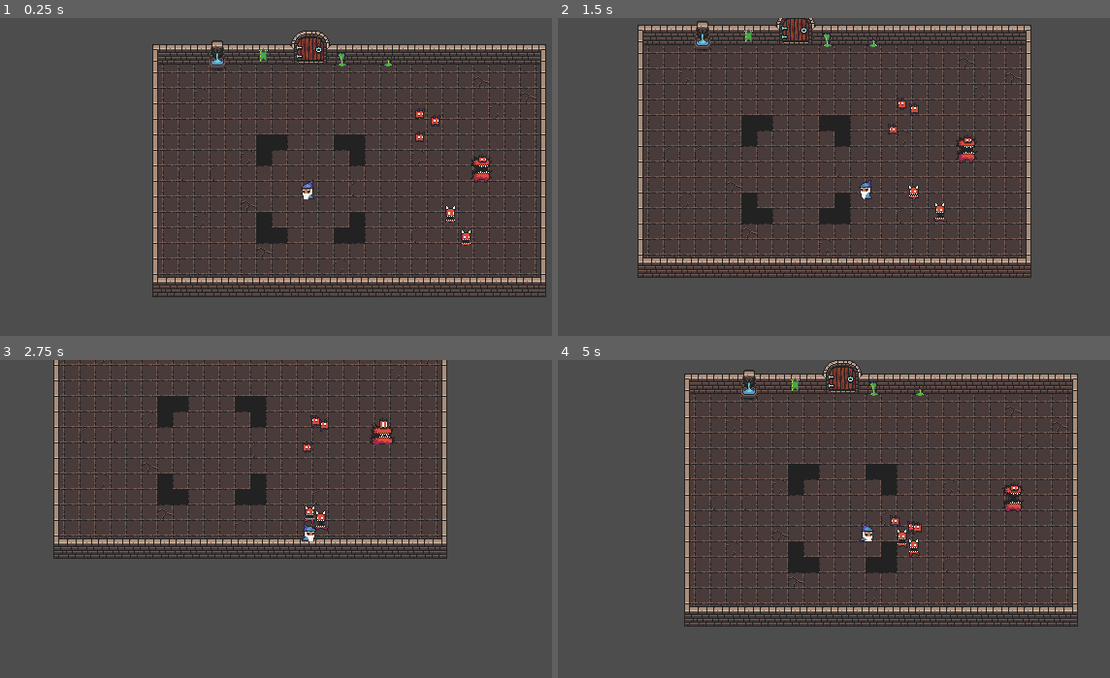
Above: before the commit, frames 1-4 (two rows, left to right).
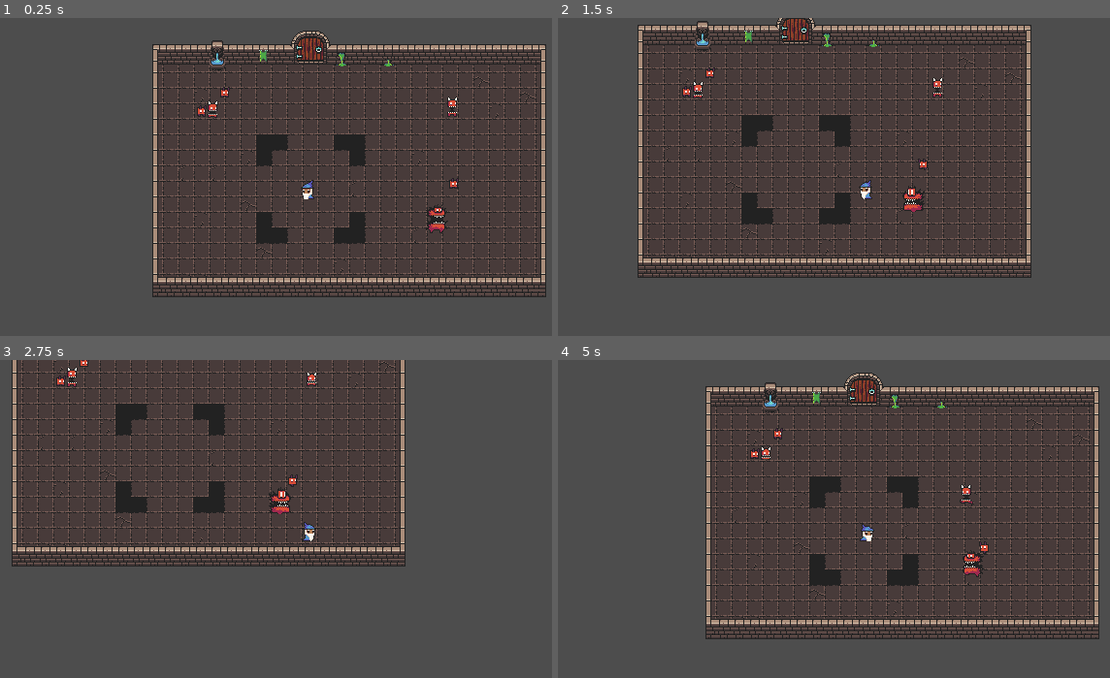
Above: after the commit, the same moments.

Repository: bloyot/arena-roguelike-prototype
Game: Godot game, scene res://scenes/test.tscn
The game is run twice, just before and just after one commit, with the same random seed, the same clock (stepped at 60 frames per second) and the same inputs.
Inputs (mouse positions are in pixels of both pictures, inside the frame that each line leads up to):
- Up to frame 1 (0.25 s): no input
- Up to frame 2 (1.5 s): move the mouse to (1005, 173) at 0.52 s; hold D (move_right) 0.53-1.28 s; click (1005, 173) at 0.6 s; move the mouse to (745, 208) at 1.27 s; hold S (move_down) from 1.28 s (still down); tap Q (ability_2) at 1.35 s
- Up to frame 3 (2.75 s): move the mouse to (369, 458) at 2.02 s; release S (move_down) at 2.03 s; hold D (move_right) from 2.03 s (still down); tap E (ability_3) at 2.1 s
- Up to frame 4 (5 s): move the mouse to (839, 604) at 2.77 s; release D (move_right) at 2.78 s; hold W (move_up) 2.78-3.53 s; tap Space (ability_4) at 2.85 s; move the mouse to (1054, 585) at 3.52 s; hold A (move_left) from 3.53 s (still down); click (1054, 585) at 3.6 s; move the mouse to (922, 506) at 4.27 s; tap Q (ability_2) at 4.35 s

The runs differ from the first frame. In frame 1, 1.1% of the frame differs, in the area x 35-90%, y 21-72%; in frame 2, 1.0%; in frame 3, 21%; in frame 4, 30%, in the area x 22-99%, y 0-88%.
Error in both runs: Invalid access of index '1' on a base object of type: 'Array[Ability]'. (res://scripts/ability/ability_system.gd:18)

Commit message:
basic enemy spawning

Diff:
--- a/project.godot
+++ b/project.godot
@@ -18,6 +18,8 @@
 [autoload]
 
 InputManager="*res://scripts/autoloads/input_manager.gd"
+EventManager="*res://scripts/autoloads/event_manager.gd"
+Helpers="*res://scripts/autoloads/helpers.gd"
 
 [display]
 
--- a/scenes/test.tscn
+++ b/scenes/test.tscn
@@ -5,11 +5,9 @@
 [ext_resource type="PackedScene" uid="uid://vh57x8en1fcj" path="res://scenes/enemy/imp.tscn" id="3_iyx0m"]
 [ext_resource type="PackedScene" uid="uid://dqx0v8pfqoius" path="res://scenes/enemy/big_demon.tscn" id="4_j5jx5"]
 [ext_resource type="PackedScene" uid="uid://duthgcyg0n6ry" path="res://scenes/enemy/chort.tscn" id="5_lpvoh"]
+[ext_resource type="PackedScene" uid="uid://cn2mln72m14l1" path="res://scripts/game/wave/spawn_area.tscn" id="6_jcd4p"]
 [ext_resource type="Script" uid="uid://dmmtl0hda5obe" path="res://scripts/game/wave/wave_manager.gd" id="6_lpvoh"]
 [ext_resource type="Script" uid="uid://undmhay5dy6w" path="res://scripts/game/wave/wave.gd" id="7_at5dv"]
-
-[sub_resource type="CircleShape2D" id="CircleShape2D_at5dv"]
-radius = 25.0
 
 [sub_resource type="Resource" id="Resource_jcd4p"]
 script = ExtResource("7_at5dv")
@@ -44,51 +42,24 @@
 
 [node name="Enemies" type="Node2D" parent="Objects"]
 
-[node name="ImpSprite" parent="Objects/Enemies" node_paths=PackedStringArray("player") instance=ExtResource("3_iyx0m")]
-position = Vector2(280, 72)
-player = NodePath("../../Player")
-
-[node name="ImpSprite2" parent="Objects/Enemies" node_paths=PackedStringArray("player") instance=ExtResource("3_iyx0m")]
-position = Vector2(296, 80)
-player = NodePath("../../Player")
-
-[node name="ImpSprite3" parent="Objects/Enemies" node_paths=PackedStringArray("player") instance=ExtResource("3_iyx0m")]
-position = Vector2(280, 96)
-player = NodePath("../../Player")
-
-[node name="BigDemon" parent="Objects/Enemies" node_paths=PackedStringArray("player") instance=ExtResource("4_j5jx5")]
-position = Vector2(344, 128)
-player = NodePath("../../Player")
-
-[node name="Chort" parent="Objects/Enemies" node_paths=PackedStringArray("player") instance=ExtResource("5_lpvoh")]
-position = Vector2(312, 176)
-player = NodePath("../../Player")
-
-[node name="Chort2" parent="Objects/Enemies" node_paths=PackedStringArray("player") instance=ExtResource("5_lpvoh")]
-position = Vector2(328, 200)
-player = NodePath("../../Player")
-
 [node name="SpawnPoints" type="Node2D" parent="Objects"]
 
-[node name="Marker2D" type="Marker2D" parent="Objects/SpawnPoints"]
-position = Vector2(107, 48)
+[node name="SpawnArea" parent="Objects/SpawnPoints" instance=ExtResource("6_jcd4p")]
+position = Vector2(313, 74)
+radius = 40.0
 
-[node name="Marker2D2" type="Marker2D" parent="Objects/SpawnPoints"]
-position = Vector2(325, 72)
+[node name="SpawnArea2" parent="Objects/SpawnPoints" instance=ExtResource("6_jcd4p")]
+position = Vector2(327, 181)
+radius = 40.0
 
-[node name="Marker2D3" type="Marker2D" parent="Objects/SpawnPoints"]
-position = Vector2(299, 174)
-
-[node name="Area2D" type="Area2D" parent="Objects/SpawnPoints"]
-position = Vector2(-14, 0)
-
-[node name="CollisionShape2D" type="CollisionShape2D" parent="Objects/SpawnPoints/Area2D"]
-position = Vector2(351, 64)
-shape = SubResource("CircleShape2D_at5dv")
+[node name="SpawnArea3" parent="Objects/SpawnPoints" instance=ExtResource("6_jcd4p")]
+position = Vector2(70, 71)
+radius = 40.0
 
 [node name="Game" type="Node2D" parent="."]
 
-[node name="WaveManager" type="Node2D" parent="Game" node_paths=PackedStringArray("spawn_points")]
+[node name="WaveManager" type="Node2D" parent="Game" node_paths=PackedStringArray("spawn_points", "enemies_node")]
 script = ExtResource("6_lpvoh")
-spawn_points = [NodePath("../../Objects/SpawnPoints/Marker2D"), NodePath("../../Objects/SpawnPoints/Marker2D2"), NodePath("../../Objects/SpawnPoints/Marker2D3")]
+spawn_points = [NodePath("../../Objects/SpawnPoints/SpawnArea"), NodePath("../../Objects/SpawnPoints/SpawnArea2"), NodePath("../../Objects/SpawnPoints/SpawnArea3")]
 waves = Array[ExtResource("7_at5dv")]([SubResource("Resource_jcd4p")])
+enemies_node = NodePath("../../Objects/Enemies")
--- /dev/null
+++ b/scripts/autoloads/event_manager.gd
@@ -0,0 +1,4 @@
+extends Node
+
+signal damage_taken(enemy_id, damage)
+signal enemy_killed(enemy_id)
--- /dev/null
+++ b/scripts/autoloads/helpers.gd
@@ -0,0 +1,11 @@
+extends Node
+
+# Returns the value for the key if it exists, otherwise returns null
+# Allows for safe access into godots insane dictionary type
+func dict_get_or_null(dictionary: Dictionary, key) -> Variant:
+	if dictionary.has(key):
+		return dictionary[key]
+	return null
+
+func get_player() -> Player:
+	return get_tree().get_root().get_node("/root/Test/Objects/Player") as Player
--- a/scripts/enemy/enemy.gd
+++ b/scripts/enemy/enemy.gd
@@ -1,12 +1,6 @@
 @abstract
 class_name Enemy extends CharacterBody2D
 
-signal damage_taken(enemy_id, damage)
-signal enemy_killed(enemy_id)
-
-# TODO make this dynamically configured, probably loadable from a top level combat
-# manager autoload or something
-@export var player: Player
 # all enemies should deal damage to the player when coming into contact, this returns the amount of damage to deal
 @export var contact_damage: int
 @export var contact_tick_rate_s: float
@@ -20,6 +14,7 @@
 @onready var hitbox: Area2D = $Hitbox
 @onready var navigation_agent: NavigationAgent2D = $NavigationAgent2D
 
+var player: Player
 var damage_text_scene = preload("res://scenes/enemy/damage_text.tscn")
 var damage_tick_timer: Timer
 var hit_stun_timer: Timer
@@ -31,6 +26,8 @@
 var is_hit_stun: bool = false
 
 func _ready() -> void:
+	player = Helpers.get_player()
+
 	sprite.frame = randi_range(0, sprite.sprite_frames.get_frame_count("idle") - 1)
 	hitbox.area_entered.connect(on_area_entered)
 	hitbox.area_exited.connect(on_area_exited)
@@ -66,7 +63,7 @@
 
 func take_damage(damage: int) -> void:
 	health -= damage
-	damage_taken.emit(enemy_id, damage)
+	EventManager.damage_taken.emit(enemy_id, damage)
 	hit_flash()
 	spawn_damage_text(damage)
 	hit_stun()
@@ -74,7 +71,7 @@
 		die()
 
 func die() -> void:
-	enemy_killed.emit(enemy_id)
+	EventManager.enemy_killed.emit(enemy_id)
 	queue_free()
 
 func spawn_damage_text(damage: int) -> void:
--- a/scripts/game/wave/spawn_area.gd
+++ b/scripts/game/wave/spawn_area.gd
@@ -6,8 +6,9 @@
 @export var radius: float:
 	set(value):
 		radius = value
-		area.shape.radius = value
+		if area != null:
+			area.shape.radius = value
 
 # return a point within the area to us for spawning an enemy
 func get_spawn_point() -> Vector2:
-	return Vector2.ZERO
+	return global_position + Vector2(0, randf_range(0, radius)).rotated(randf_range(0, 2 * PI))
--- a/scripts/game/wave/wave_manager.gd
+++ b/scripts/game/wave/wave_manager.gd
@@ -1,5 +1,22 @@
 class_name WaveManager extends Node
 
 @export var spawn_radius: float = 30
-@export var spawn_points: Array[Marker2D] = []
+@export var spawn_points: Array[SpawnArea] = []
 @export var waves: Array[Wave] = []
+# use this as the parent for all enemies in the scene
+@export var enemies_node: Node2D
+
+var curr_wave: int = 0
+
+func _ready() -> void:
+	spawn_wave(waves[0])
+
+func spawn_enemy(scene: PackedScene) -> void:
+	var enemy: Enemy = scene.instantiate()
+	enemy.position = spawn_points[randi_range(0, spawn_points.size()-1)].get_spawn_point()
+	enemies_node.add_child(enemy)
+
+func spawn_wave(wave: Wave) -> void:
+	for enemy_scene: PackedScene in wave.enemies:
+		for i in range(wave.enemies[enemy_scene]):
+			spawn_enemy(enemy_scene)
